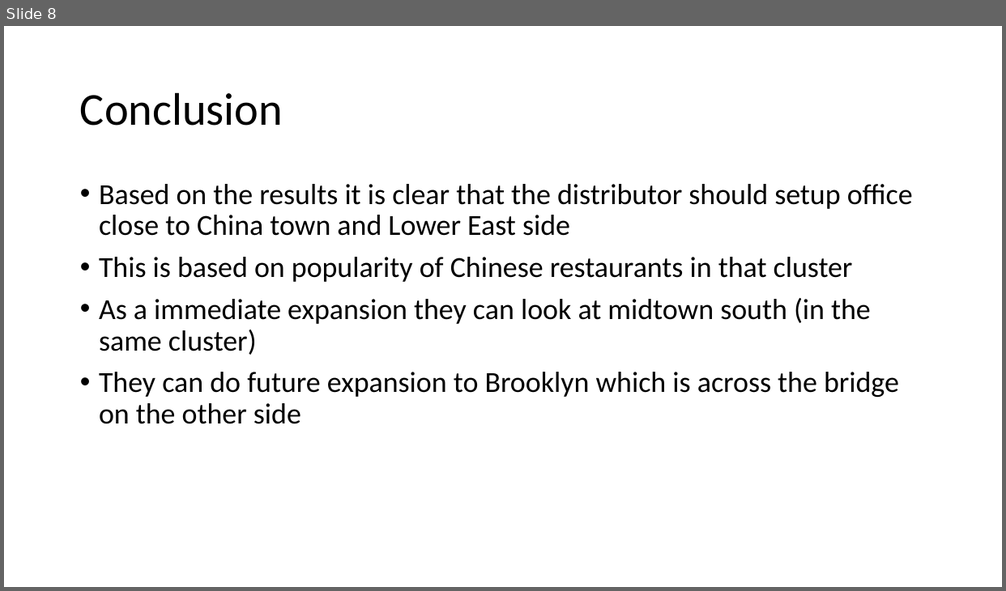
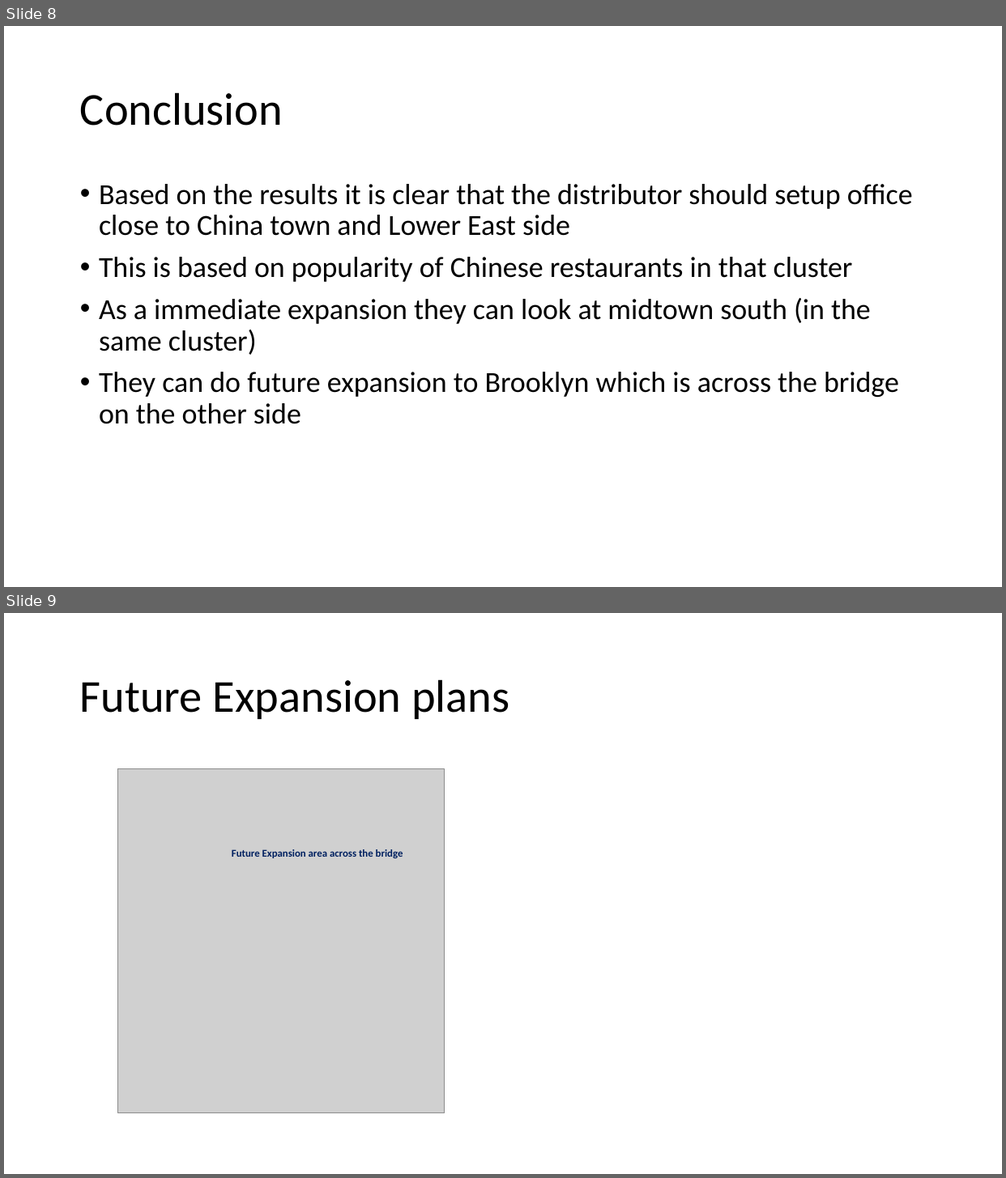
Before and after one commit to msac22/Coursera_Capstone, a slide deck: CapstonePresentation.pptx. Shown one above the other, each under a label of ours: slide 8 before the commit, slides 8 and 9 after it. The pictures are 1006x591 and 1006x1178 pixels, drawn with LibreOffice and Linux fonts; fonts in the diff are those of the drawing; grey boxes stand for pictures. Boxes give left, top, right and bottom in pixels: in the first picture for what was removed or moved away, otherwise in the second. Text is boxed around its words. In the diff, an @@ line names an element or a change of style, - is before the commit and + after.

```diff
--- a/CapstonePresentation.pptx
+++ b/CapstonePresentation.pptx
@@ slide 9 added at [4,613,1002,1174], background #FFFFFF @@
@@ title added at [80,679,509,719], 44 pt, text #000000 @@
+Future Expansion plans
@@ picture added at [118,769,445,1114] @@
@@ text added at [232,850,403,858], 10 pt, text #002060, bold @@
+Future Expansion area across the bridge
```
Also in this commit, not shown: 3 slides changed.
